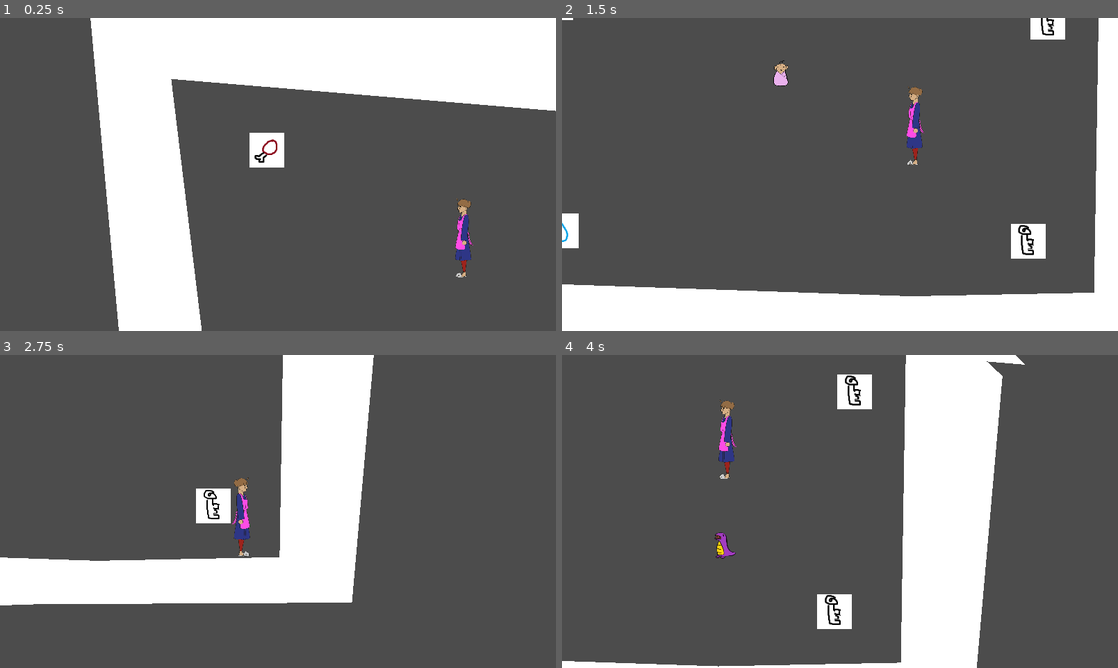
Above: before the commit, frames 1-4 (two rows, left to right).
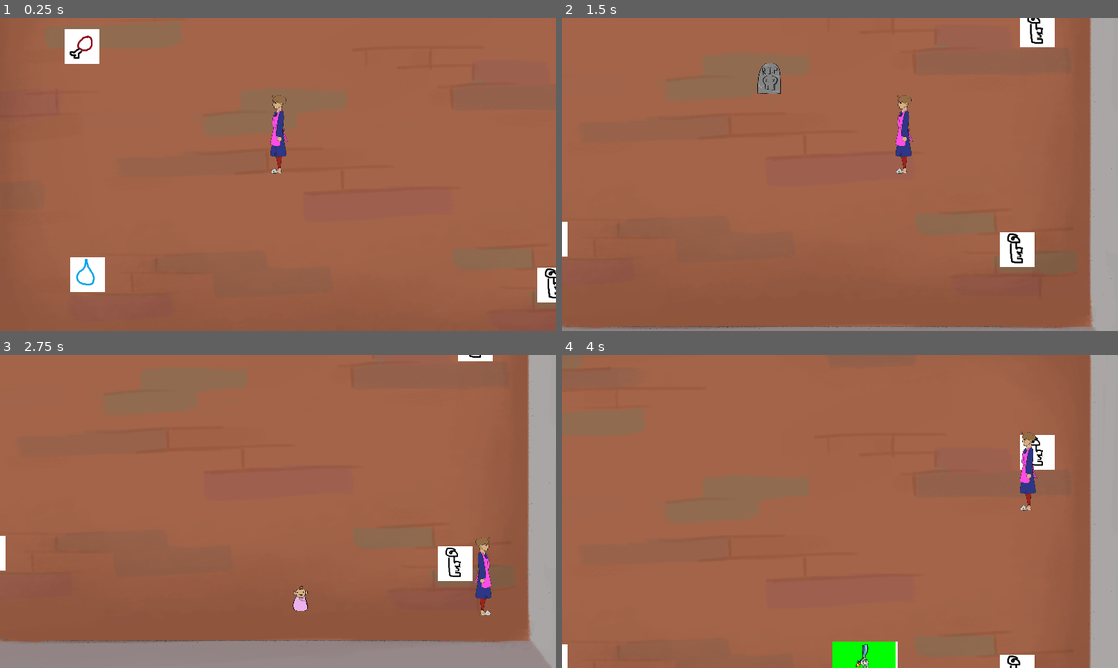
Above: after the commit, the same moments.

Repository: okay-cam/raising_kids
Game: Godot game, scene res://src/Level.tscn
Two runs of this game, one before a commit and one after it. Both use one fixed random seed, a clock stepped at 60 frames per second and the inputs below.
Inputs (mouse positions are in pixels of both pictures, inside the frame that each line leads up to):
- Up to frame 1 (0.25 s): no input
- Up to frame 2 (1.5 s): tap Enter at 0.5 s; move the mouse to (962, 158) at 0.52 s; hold D (right) 0.53-1.28 s; click (962, 158) at 0.6 s; move the mouse to (728, 190) at 1.27 s; hold S (down) from 1.28 s (still down); tap E (pickup) at 1.35 s
- Up to frame 3 (2.75 s): move the mouse to (333, 442) at 2.02 s; release S (down) at 2.03 s; hold D (right) from 2.03 s (still down); click (333, 442) at 2.1 s
- Up to frame 4 (4 s): move the mouse to (812, 574) at 2.77 s; release D (right) at 2.78 s; hold W (up) 2.78-3.53 s; tap E (pickup) at 2.85 s; move the mouse to (1006, 558) at 3.52 s; hold A (left) from 3.53 s (still down); click (1006, 558) at 3.6 s

The runs differ from the first frame. In frame 1, 100% of the frame differs, in the area x 0-100%, y 0-100%; in frame 2, 100%; in frame 3, 100%; in frame 4, 100%.

Commit message:
a buncha changes

Diff:
--- /dev/null
+++ b/default_bus_layout.tres
@@ -0,0 +1,15 @@
+[gd_resource type="AudioBusLayout" format=2]
+
+[resource]
+bus/1/name = "Music"
+bus/1/solo = false
+bus/1/mute = false
+bus/1/bypass_fx = false
+bus/1/volume_db = 0.0
+bus/1/send = "Master"
+bus/2/name = "SFX"
+bus/2/solo = false
+bus/2/mute = false
+bus/2/bypass_fx = false
+bus/2/volume_db = 0.0
+bus/2/send = "Master"
--- a/src/CameraControl.gd
+++ b/src/CameraControl.gd
@@ -1,5 +1,14 @@
 extends Camera2D
+var lower_limit_x = -640
+var upper_limit_x = 640
 
 
 func _physics_process(delta):
-	offset = get_local_mouse_position() / 2.5
+	pass
+
+#	var mouse_offset = (get_viewport().get_mouse_position() - get_viewport().size/2) / 2.5
+#	var extended_position = position + mouse_offset
+#	if extended_position.x > lower_limit.x:
+#		offset.x = extended_position.x - mouse_offset.x
+#	else:
+#		offset.x = mouse_offset.x
--- a/src/Child.gd
+++ b/src/Child.gd
@@ -1,10 +1,13 @@
 extends KinematicBody2D
 
-onready var request_icon = $Patience/Icon
+onready var request_icon = $PatienceNode/Patience/Icon
+onready var patience_bar = $PatienceNode/Patience
 
 # !!
 # the player should always move at their normal speed
 
+signal success
+signal dead
 
 # AGE
 enum {
@@ -41,7 +44,7 @@
 # time between requests !!unused atm
 const CHILL_TIME := 8.0
 # time to complete request
-const SERVE_TIME := 10.0
+const SERVE_TIME := 15.0
 
 # number of requests until aging (except adult)
 const TOTAL_REQUESTS := 2
@@ -85,7 +88,7 @@
 func init():
 	remove_request()
 	refresh_request_bag()
-	$StartRequest.start(CHILL_TIME + rand_range(0, 3.5))
+	$StartRequest.start(CHILL_TIME / 4)
 	direction = Vector2.DOWN.rotated( rand_range( -PI * 0.2, PI * 0.2 ) )
 	speed = HIT_SPEED
 	speed_goal = 0
@@ -122,12 +125,12 @@
 		$Sprite.flip_h = false
 
 		# patience runs out after SERVE_TIME seconds
-		$Patience.value -= (100.0 / SERVE_TIME) * delta
-
-		var value : float = $Patience.value
+		patience_bar.value -= (100.0 / SERVE_TIME) * delta
+
+		var value : float = patience_bar.value
 
 		# go from green to red over time
-		$Patience.tint_progress.h = clamp(range_lerp(value, 0, 100, 0 - 0.1, 1/3.0 + 0.1), 0, 1/3.0)
+		patience_bar.tint_progress.h = clamp(range_lerp(value, 0, 100, 0 - 0.1, 1/3.0 + 0.1), 0, 1/3.0)
 
 		# DIE
 		if value <= 0:
@@ -170,7 +173,7 @@
 	# HOLDS CORRECT ITEM
 	if item == current_request:
 		completed_requests += 1
-		$Patience.value = 100
+		patience_bar.value = 100
 		remove_request()
 
 		# remove adult when given keys
@@ -180,7 +183,7 @@
 
 		if age != ADULT:
 			# start new request
-			$StartRequest.start(CHILL_TIME)
+			$StartRequest.start(CHILL_TIME + rand_range(0, 5.5))
 
 			# walk around again
 			state = WALK
@@ -210,6 +213,7 @@
 func increase_age():
 	age += 1
 	completed_requests = 0
+	refresh_request_bag()
 	refresh_normal_speed()
 
 
@@ -242,9 +246,9 @@
 	# show request
 	request_icon.show()
 	request_icon.frame = current_request
-	$Patience.show()
-	$Patience.value = 100
-	$Patience.tint_progress.h = 0.333
+	patience_bar.show()
+	patience_bar.value = 100
+	patience_bar.tint_progress.h = 0.333
 
 	# change sprite animation to requesting
 	do_request_animation()
@@ -254,18 +258,18 @@
 	if state == DEAD:
 		return
 	$Sprite.play(str(age) + "Request")
-	$Patience.rect_position.y = REQUEST_BOX_HEIGHT[age]
+	patience_bar.rect_position.y = REQUEST_BOX_HEIGHT[age]
 
 func do_walk_animation():
 	if state == DEAD:
 		return
 	$Sprite.play(str(age) + "Walk")
-	$Patience.rect_position.y = REQUEST_BOX_HEIGHT[age]
+	patience_bar.rect_position.y = REQUEST_BOX_HEIGHT[age]
 
 func remove_request():
 	current_request = NONE
 	request_icon.hide()
-	$Patience.hide()
+	patience_bar.hide()
 
 	$StartRequest.stop()
 
--- a/src/Child.tscn
+++ b/src/Child.tscn
@@ -6,7 +6,7 @@
 [ext_resource path="res://src/ItemFrames.tres" type="SpriteFrames" id=4]
 [ext_resource path="res://src/theme.tres" type="Theme" id=5]
 [ext_resource path="res://assets/placeholder/request_box.png" type="Texture" id=6]
-[ext_resource path="res://assets/placeholder/tombstone.png" type="Texture" id=7]
+[ext_resource path="res://assets/items/tombstone.PNG" type="Texture" id=7]
 [ext_resource path="res://assets/children/kid.png" type="Texture" id=8]
 [ext_resource path="res://assets/children/baby cry 1.png" type="Texture" id=9]
 [ext_resource path="res://assets/children/teen spin1.png" type="Texture" id=10]
@@ -77,9 +77,13 @@
 position = Vector2( 0, -72 )
 scale = Vector2( 0.15, 0.15 )
 frames = SubResource( 1 )
-animation = "1Walk"
+animation = "Dead"
 
-[node name="Patience" type="TextureProgress" parent="."]
+[node name="PatienceNode" type="Node2D" parent="."]
+z_index = 3
+z_as_relative = false
+
+[node name="Patience" type="TextureProgress" parent="PatienceNode"]
 anchor_left = 0.5
 anchor_top = 0.5
 anchor_right = 0.5
@@ -100,12 +104,12 @@
 texture_progress = ExtResource( 6 )
 tint_progress = Color( 0, 1, 0.415686, 1 )
 
-[node name="Icon" type="AnimatedSprite" parent="Patience"]
-position = Vector2( 60, 31 )
-scale = Vector2( 0.15, 0.15 )
+[node name="Icon" type="AnimatedSprite" parent="PatienceNode/Patience"]
+position = Vector2( 60, 35 )
+scale = Vector2( 0.2, 0.2 )
 frames = ExtResource( 4 )
 animation = "Items"
-frame = 1
+frame = 4
 
 [node name="MoveCollision" type="CollisionShape2D" parent="."]
 position = Vector2( 0, -8 )
@@ -127,6 +131,8 @@
 wait_time = 2.5
 one_shot = true
 
+[node name="Node2D" type="Node2D" parent="."]
+
 [connection signal="body_entered" from="ItemArea" to="." method="_on_ItemArea_body_entered"]
 [connection signal="timeout" from="StartRequest" to="." method="_on_StartRequest_timeout"]
 [connection signal="timeout" from="ZoomiesCooldown" to="." method="_on_ZoomiesCooldown_timeout"]
--- a/src/ChildSpawner.gd
+++ b/src/ChildSpawner.gd
@@ -6,5 +6,11 @@
 func spawn_child():
 	# add child
 	var child = ChildResource.instance()
+
+	var level = get_parent()
+
+	# connect signal
+	child.connect("success", level, "child_success")
+	child.connect("dead", level, "child_death")
+
 	get_parent().add_child(child)
-	pass
--- a/src/Level.gd
+++ b/src/Level.gd
@@ -2,11 +2,13 @@
 
 
 const CHILD_GOAL = 5
+const LIVES = 3
 
 const INITIAL_CHILD_SPAWN_TIME := 1.5
-const CHILD_SPAWN_TIME := 13
+const CHILD_SPAWN_TIME := 20
 
 var successful_children = 0
+var dead_children = 0
 
 var spawned_children = 0
 
@@ -25,3 +27,14 @@
 
 	if spawned_children < CHILD_GOAL:
 		$ChildSpawnTimer.start(CHILD_SPAWN_TIME)
+
+func child_success():
+	successful_children += 1
+
+	# !! game win if 5
+
+func child_death():
+	successful_children += 1
+
+	# !! add game loss
+	pass
--- a/src/Level.tscn
+++ b/src/Level.tscn
@@ -7,6 +7,8 @@
 [ext_resource path="res://src/pause_menu.tscn" type="PackedScene" id=5]
 [ext_resource path="res://src/CameraControl.gd" type="Script" id=6]
 [ext_resource path="res://src/Level.gd" type="Script" id=7]
+[ext_resource path="res://assets/music/nursery_gameplay_loop.wav" type="AudioStream" id=8]
+[ext_resource path="res://assets/environment/floore.png" type="Texture" id=9]
 
 [node name="Level" type="Node2D" groups=["Reset"]]
 position = Vector2( 0, 1 )
@@ -14,7 +16,6 @@
 script = ExtResource( 7 )
 
 [node name="PauseMenu" parent="." instance=ExtResource( 5 )]
-visible = false
 
 [node name="YSort" type="YSort" parent="."]
 z_index = 1
@@ -26,6 +27,10 @@
 [node name="Camera2D" type="Camera2D" parent="YSort/Player"]
 current = true
 zoom = Vector2( 0.8, 0.8 )
+limit_left = -640
+limit_top = -480
+limit_right = 640
+limit_bottom = 480
 script = ExtResource( 6 )
 
 [node name="ItemBox" parent="YSort" instance=ExtResource( 2 )]
@@ -43,22 +48,47 @@
 position = Vector2( 454, 287 )
 item = 4
 
+[node name="Wall" parent="." instance=ExtResource( 3 )]
+position = Vector2( 0, -476 )
+z_index = -99
+z_as_relative = false
+polygon = PoolVector2Array( -800, -100, 800, -100, 800, 100, -800, 100 )
+
 [node name="Wall2" parent="." instance=ExtResource( 3 )]
-position = Vector2( -331, 439 )
+position = Vector2( 0, 531 )
+z_index = -99
 z_as_relative = false
-polygon = PoolVector2Array( -456, -86, 570, -51, 906.802, -57.5896, 918, -749, 1094, -585, 1040, 26, 458, 29, 64, 42, -66, 35 )
+polygon = PoolVector2Array( -800, -100, 800, -100, 800, 100, -800, 100 )
 
-[node name="Wall" parent="." instance=ExtResource( 3 )]
-position = Vector2( -24, -320 )
+[node name="Wall3" parent="." instance=ExtResource( 3 )]
+position = Vector2( -690, 0 )
+z_index = -99
 z_as_relative = false
-polygon = PoolVector2Array( -651, 654, -719, -93, 576, -93, 829, 153, -568.595, 37.1253, -480, 765 )
+polygon = PoolVector2Array( -100, -1000, 100, -1000, 100, 1000, -100, 1000 )
+
+[node name="Wall4" parent="." instance=ExtResource( 3 )]
+position = Vector2( 690, 0 )
+z_index = -99
+z_as_relative = false
+polygon = PoolVector2Array( -100, -1000, 100, -1000, 100, 1000, -100, 1000 )
 
 [node name="ChildSpawner" parent="." instance=ExtResource( 4 )]
 position = Vector2( -140, -196 )
 
 [node name="ChildSpawnTimer" type="Timer" parent="."]
-wait_time = 13.0
+wait_time = 20.0
 one_shot = true
 autostart = true
 
+[node name="Music" type="AudioStreamPlayer" parent="."]
+stream = ExtResource( 8 )
+volume_db = -5.0
+bus = "Music"
+
+[node name="Floor" type="Sprite" parent="."]
+scale = Vector2( 0.8, 0.8 )
+z_index = -1
+z_as_relative = false
+texture = ExtResource( 9 )
+
 [connection signal="timeout" from="ChildSpawnTimer" to="." method="_on_ChildSpawnTimer_timeout"]
--- a/src/pause_menu.gd
+++ b/src/pause_menu.gd
@@ -5,6 +5,10 @@
 export var PauseGameScene : PackedScene
 
 var pause_state := false
+
+var loss := false
+
+var win := false
 
 func _input(event):
 	if event.is_action_pressed("pause"):
@@ -19,6 +23,7 @@
 		get_tree().paused = false
 		visible = false
 
+
 func _on_Resume_buton_button_up():
 	pause_state = false
 	update_pause_screen()
--- a/src/pause_menu.tscn
+++ b/src/pause_menu.tscn
@@ -4,13 +4,19 @@
 
 [sub_resource type="Theme" id=1]
 
-[node name="CanvasLayer" type="CanvasLayer"]
+[node name="PauseMenu" type="CanvasLayer"]
 pause_mode = 2
+visible = false
 script = ExtResource( 1 )
 
 [node name="Control" type="Control" parent="."]
 anchor_right = 1.0
 anchor_bottom = 1.0
+
+[node name="ColorRect" type="ColorRect" parent="Control"]
+anchor_right = 1.0
+anchor_bottom = 1.0
+color = Color( 0, 0, 0, 0.470588 )
 
 [node name="Resume_buton" type="Button" parent="Control"]
 anchor_left = 0.5
Binary file added: assets/environment/floore.png
Not shown, added: assets/environment/floore.png.import
Binary file added: assets/items/tombstone.PNG
Not shown, added: assets/items/tombstone.PNG.import
Not shown, added: assets/music/nursery_gameplay_loop.wav.import
Not shown: 1 places in src/Level.tscn that only renumber resources
Not shown, added: assets/music/nursery_gameplay_loop.wav
